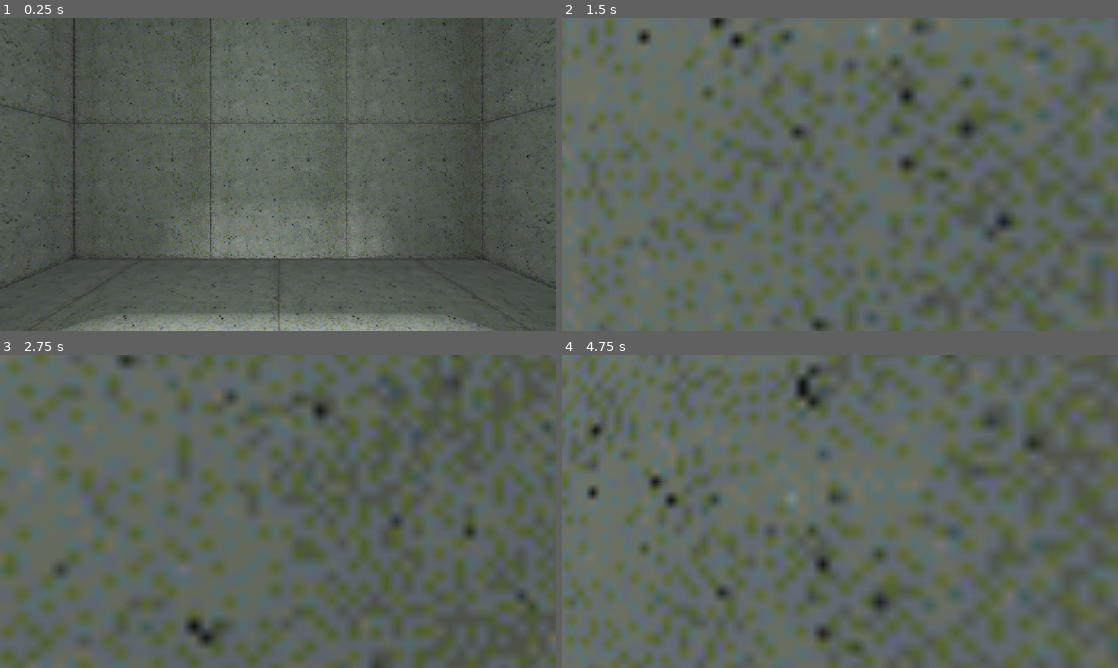
Above: before the commit, frames 1-4 (two rows, left to right).
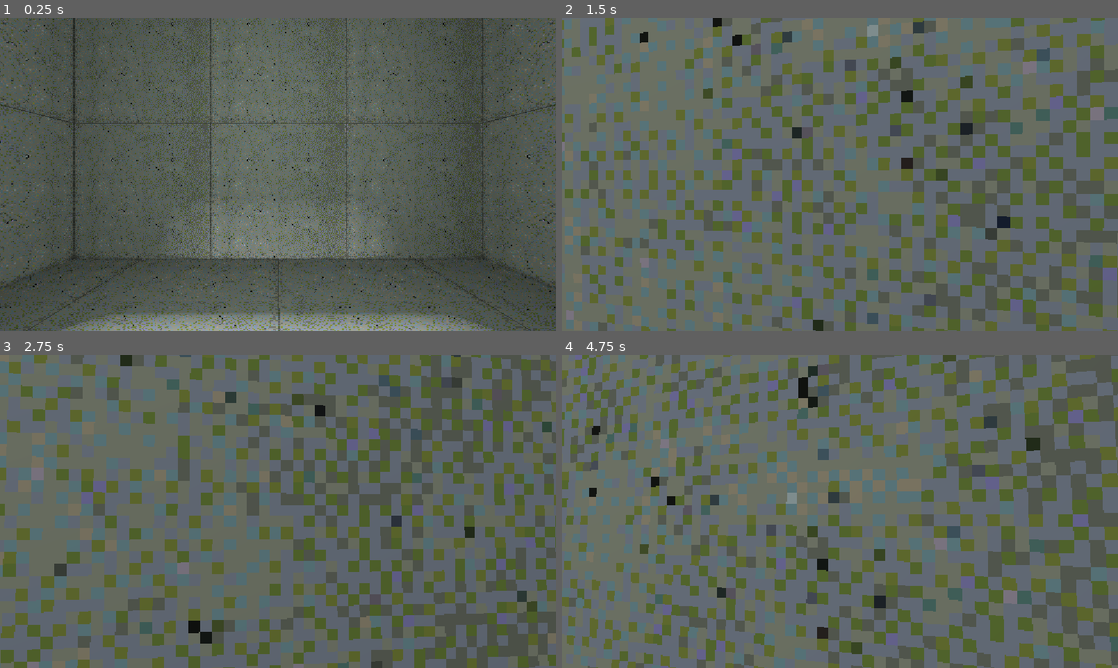
Above: after the commit, the same moments.

Repository: shagower/RE-ROUTE
Game: Godot game, scene res://main.tscn
Two runs of this game, one before a commit and one after it. Both use one fixed random seed, a clock stepped at 60 frames per second and the inputs below.
Inputs (mouse positions are in pixels of both pictures, inside the frame that each line leads up to):
- Up to frame 1 (0.25 s): no input
- Up to frame 2 (1.5 s): tap Enter at 0.5 s; move the mouse to (867, 174) at 0.52 s; hold W (char_up) from 0.53 s (still down); tap Shift (char_sprint) at 0.6, 1.35 s; tap Space (char_jump) at 0.77 s; move the mouse to (812, 174) at 1.27 s
- Up to frame 3 (2.75 s): keep holding W (char_up); tap Space (char_jump) at 1.52 s; move the mouse to (289, 505) at 2.02 s; tap Shift (char_sprint) at 2.1 s
- Up to frame 4 (4.75 s): keep holding W (char_up); move the mouse to (834, 517) at 2.77 s; tap Shift (char_sprint) at 2.85, 3.6, 4.35 s; tap Space (char_jump) at 3.02, 3.77, 4.25, 4.52 s; move the mouse to (878, 514) at 3.52 s; move the mouse to (795, 508) at 4.27 s

The runs differ from the first frame. In frame 1, 11% of the frame differs, in the area x 0-100%, y 0-100%; in frame 2, 18%; in frame 3, 17%; in frame 4, 19%.

Commit message:
blajblahllhalblahllhl

Diff:
--- a/Assets/Materials/concrete_wall.tres
+++ b/Assets/Materials/concrete_wall.tres
@@ -3,8 +3,10 @@
 [ext_resource type="Texture2D" uid="uid://dqm36en8oi2nr" path="res://Assets/Asset Textures/concretewall.png" id="1_g5ydt"]
 
 [resource]
+diffuse_mode = 1
 albedo_texture = ExtResource("1_g5ydt")
-ao_texture_channel = 3
+ao_texture_channel = 4
 uv1_scale = Vector3(0.25, 0.25, 0.25)
 uv1_triplanar = true
 uv2_triplanar = true
+texture_filter = 0
